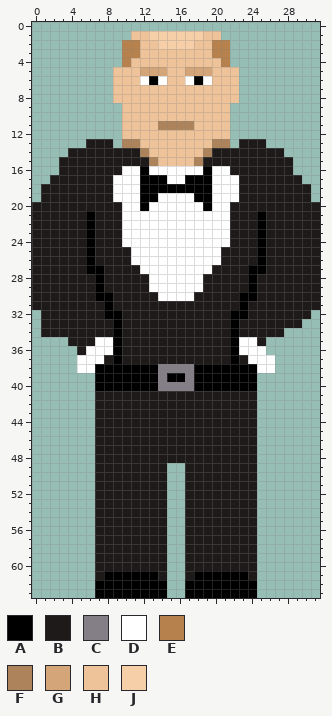
File history of a pixel-art file, assets/characters/Delbert.aseprite. The first picture shows the starting point.
32x64 pixels, 1 frame.
Palette (. is transparent): A #000000  B #1e1a1a  C #847e87  D #ffffff  E #b6814c  F #ad835b  G #d4a578  H #eec39a  J #f6cfa9
New version:
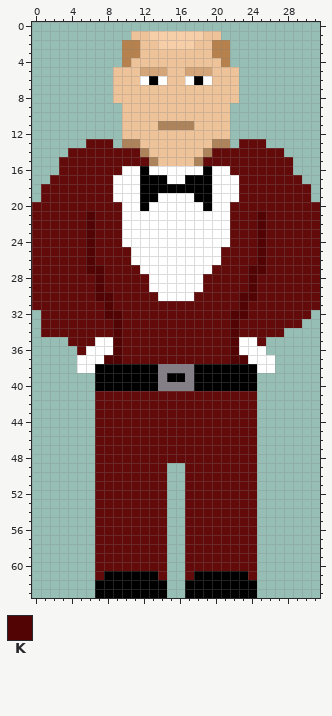
Colours new in this view: K #520303
The edit:
colour B: #1e1a1a -> #630a0a
y 21..26: x 6 A -> K; x 25 A -> K
y 27: x 6..7 AA -> KK; x 24..25 AA -> KK
y 28..29: x 7 A -> K; x 24 A -> K
y 30: x 7..8 AA -> KK; x 23..24 AA -> KK
y 31: x 8 A -> K; x 23 A -> K
y 32: x 8..9 AA -> KK; x 22..23 AA -> KK
y 33..36: x 9 A -> K; x 22 A -> K
y 37: x 8..9 BA -> KK; x 22..23 AB -> KK
Where, in picture pixels (left, top, right, bottom), the same in both pictures:
changed: (32, 139, 320, 580)
